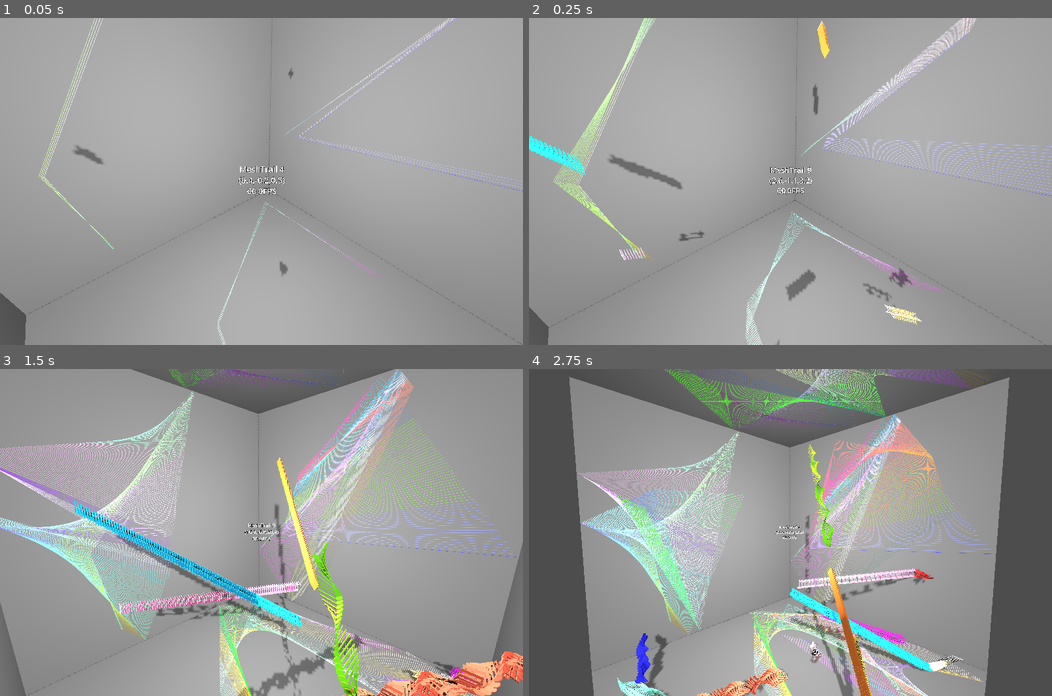
Above: before the commit, frames 1-4 (two rows, left to right).
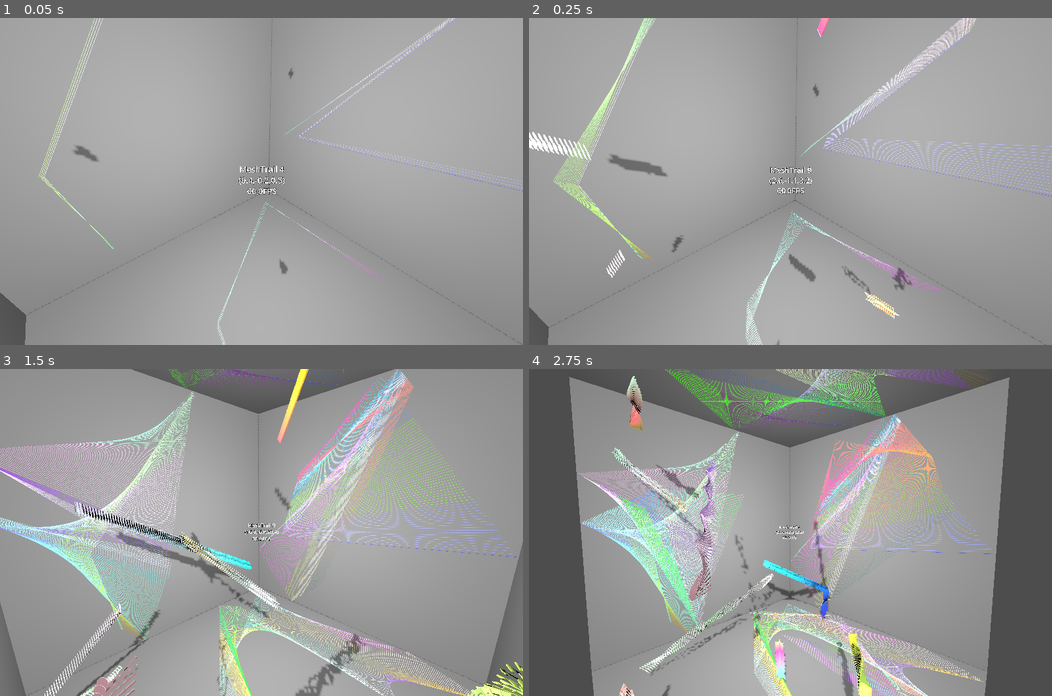
Above: after the commit, the same moments.

Repository: kasworld/gd4game3d
Game: Godot game, scene res://main.tscn
The game is run twice, just before and just after one commit, with the same random seed, the same clock (stepped at 60 frames per second) and the same inputs.
Inputs (mouse positions are in pixels of both pictures, inside the frame that each line leads up to):
- Up to frame 1 (0.05 s): no input
- Up to frame 2 (0.25 s): no input
- Up to frame 3 (1.5 s): tap Enter at 0.5 s; move the mouse to (376, 516) at 0.52 s; click (376, 516) at 0.67 s; move the mouse to (156, 548) at 1.27 s; click (156, 548) at 1.42 s
- Up to frame 4 (2.75 s): move the mouse to (842, 460) at 2.02 s; click (842, 460) at 2.17 s

The runs differ from the first frame. In frame 1, less than 0.1% of the frame differs, in the area x 15-55%, y 39-79%; in frame 2, 2.0%; in frame 3, 10%, in the area x 8-100%, y 0-100%; in frame 4, 7.6%.

Commit message:
color gradient

Diff:
--- a/mesh_trail/mesh_trail.gd
+++ b/mesh_trail/mesh_trail.gd
@@ -8,12 +8,15 @@
 var speed_max :float
 var speed_min :float
 var obj_cursor :int
-var current_color :Color
 var current_rotation :float
 var current_rotation_velocity :float
 var rotation_velocity_deviation :float
 var mesh_trail :MultiMeshInstance3D
 var multimesh :MultiMesh
+var color_from :Color
+var color_to :Color
+var color_progress :int # 0 to mesh_count-1
+
 
 func init(bounce_fn_a :Callable, radius_a :float, mesh_count :int, mesh_type, initial_pos :Vector3, rotation_velocity_deviation_a :float = 4*PI) -> MeshTrail:
 	radius = radius_a
@@ -22,7 +25,8 @@
 	speed_max = radius * 120
 	speed_min = radius * 80
 	velocity = Vector3( (randf()-0.5)*speed_max,(randf()-0.5)*speed_max,(randf()-0.5)*speed_max)
-	current_color = NamedColorList.color_list.pick_random()[0]
+	color_from = NamedColorList.color_list.pick_random()[0]
+	color_to = NamedColorList.color_list.pick_random()[0]
 	make_mat_multi(new_mesh_by_type(mesh_type,radius), mesh_count, initial_pos)
 	return self
 
@@ -42,9 +46,17 @@
 	add_child(mesh_trail)
 
 	for i in multimesh.visible_instance_count:
-		multimesh.set_instance_color(i,current_color)
+		multimesh.set_instance_color(i,get_next_color())
 		var t = Transform3D(Basis(), initial_pos)
 		multimesh.set_instance_transform(i,t)
+
+func get_next_color() -> Color:
+	color_progress += 1
+	if color_progress >= multimesh.instance_count:
+		color_from = color_to
+		color_to = NamedColorList.color_list.pick_random()[0]
+		color_progress = 0
+	return lerp(color_from, color_to, float(color_progress)/float(multimesh.instance_count))
 
 func set_multi_pos_rot(i :int, pos :Vector3, axis :Vector3, rot :float) -> void:
 	var t = Transform3D(Basis(), pos)
@@ -73,11 +85,12 @@
 			velocity[i] = -random_positive(speed_max/2)*bn.bounced[i]
 
 	if bn.bounced != Vector3i.ZERO:
-		current_color = NamedColorList.color_list.pick_random()[0]
 		current_rotation_velocity =  randfn(0, rotation_velocity_deviation)
 	current_rotation += current_rotation_velocity * delta
+
 	set_multi_pos_rot(newi, bn.pos, velocity.normalized(), current_rotation)
-	set_multi_color(newi, current_color)
+
+	set_multi_color(newi, get_next_color())
 
 	if velocity.length() > speed_max:
 		velocity = velocity.normalized() * speed_max
